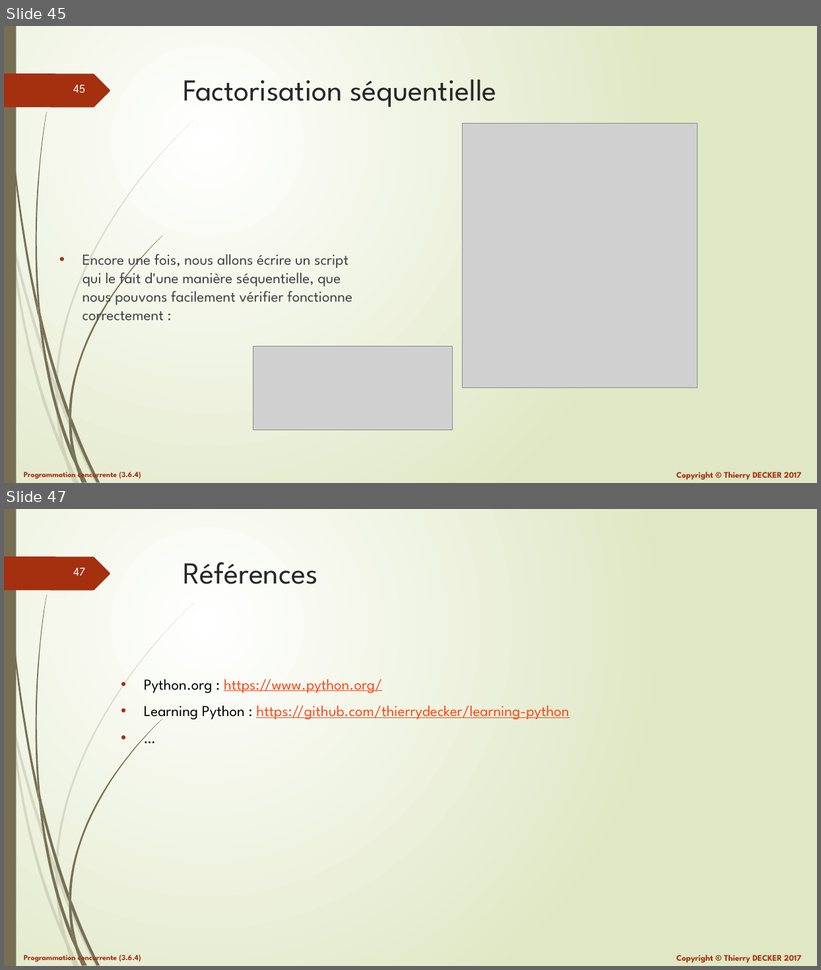
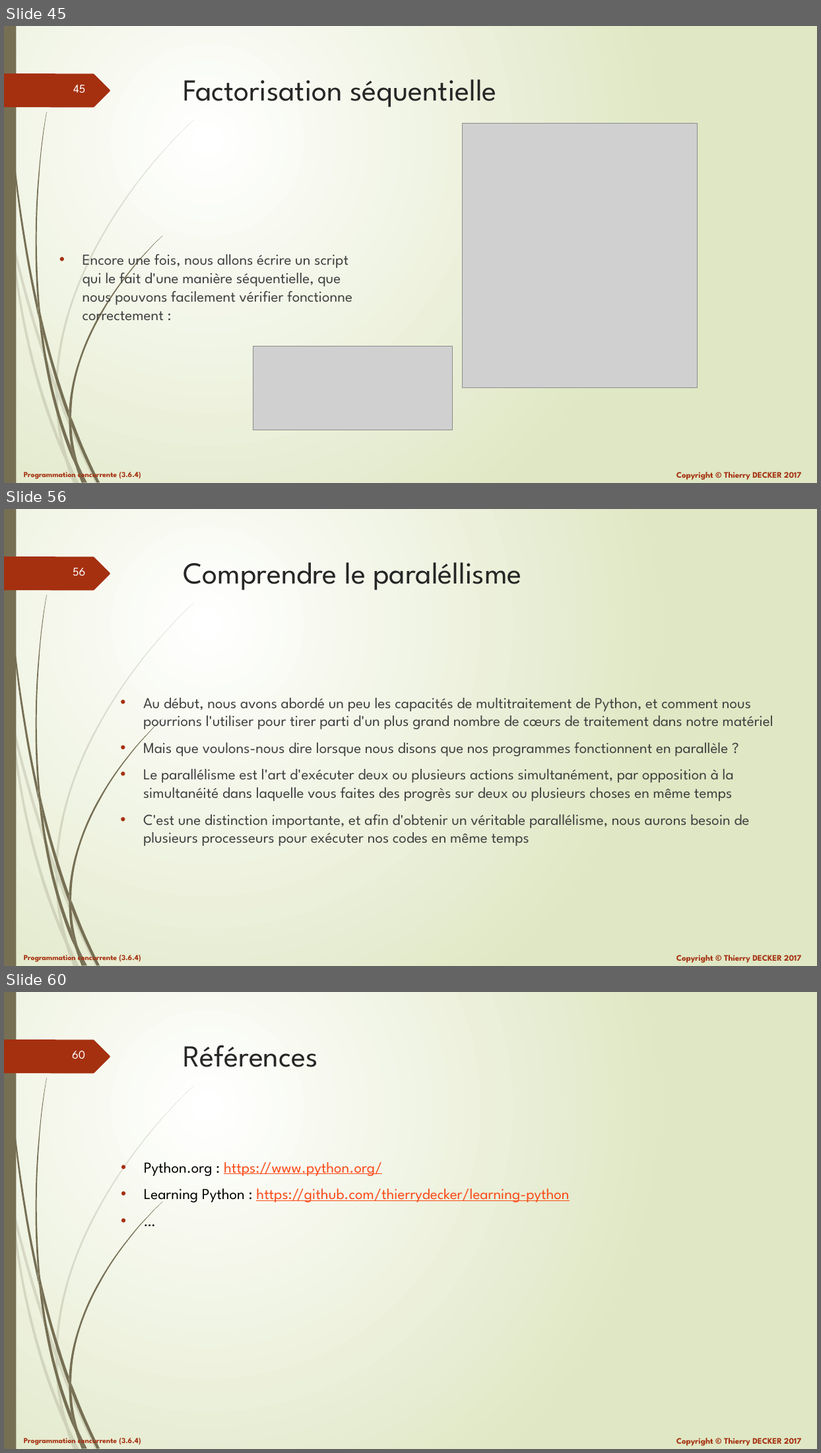
Before and after one commit to VikmanTheRacoon/learning-python, a slide deck: documentations/python-103.pptx. Shown one above the other, each under a label of ours: slides 45 and 47 before the commit, slides 45, 56 and 60 after it; the slides between them are not shown. The pictures are 821x970 and 821x1453 pixels, drawn with LibreOffice and Linux fonts; fonts in the diff are those of the drawing; grey boxes stand for pictures. Boxes give left, top, right and bottom in pixels: in the first picture for what was removed or moved away, otherwise in the second. Text is boxed around its words. In the diff, an @@ line names an element or a change of style, - is before the commit and + after.

```diff
--- a/documentations/python-103.pptx
+++ b/documentations/python-103.pptx
@@ slide 56 added at box(4, 509, 817, 966), background gradient #FFFFFF to #DFE8C4; not listed: 27 template elements that a slide beside it also shows @@
@@ title added at box(183, 562, 521, 590), 36 pt, text #262626 @@
+Comprendre le paraléllisme
@@ text added at box(143, 698, 774, 846), 18 pt, text #404040 @@
+• Au début, nous avons abordé un peu les capacités de multitraitement de Python, et comment nous pourrions l'utiliser pour tirer parti d'un plus grand nombre de cœurs de traitement dans notre matériel
+• Mais que voulons-nous dire lorsque nous disons que nos programmes fonctionnent en parallèle ?
+• Le parallélisme est l'art d'exécuter deux ou plusieurs actions simultanément, par opposition à la simultanéité dans laquelle vous faites des progrès sur deux ou plusieurs choses en même temps
+• C'est une distinction importante, et afin d'obtenir un véritable parallélisme, nous aurons besoin de plusieurs processeurs pour exécuter nos codes en même temps
@@ what was slide 47 is now slide 60 @@
@@ page number at box(72, 1051, 85, 1059): text changed @@
-47
+60
```
Also in this commit, not shown: 1 slide changed, 12 other slides added, 1 other file.
